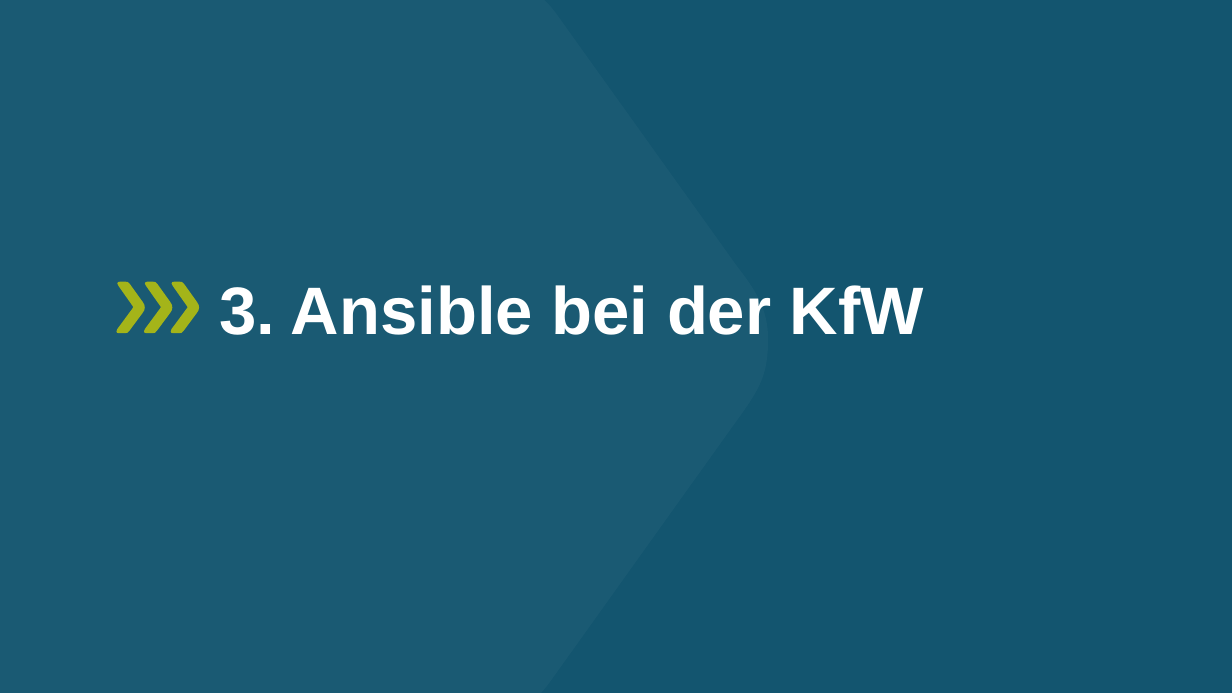
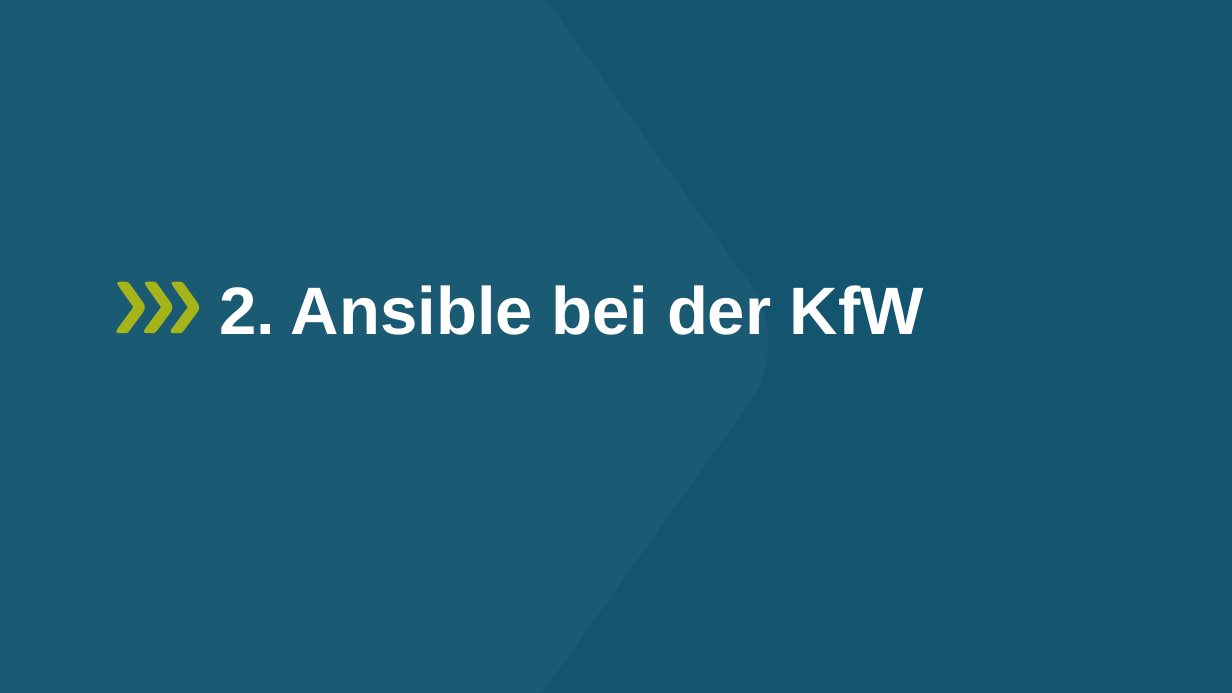
Before and after one commit to comboomPunkTsucht/OSZIMT-repo-ITA12_aps, a slide deck: slide 8 of Drites AusbildungsJahr/Ansible-ITA12-Aps,Fabian-KfW.pptx (slide 9 before the commit). Drawn at 1232x693 pixels with LibreOffice and Linux fonts; fonts in the diff are those of the drawing. Boxes give left, top, right and bottom in pixels: in the first picture for what was removed or moved away, otherwise in the second. Text is boxed around its words. In the diff, an @@ line names an element or a change of style, - is before the commit and + after.

```diff
--- a/Drites AusbildungsJahr/Ansible-ITA12-Aps,Fabian-KfW.pptx
+++ b/Drites AusbildungsJahr/Ansible-ITA12-Aps,Fabian-KfW.pptx
@@ title at bbox=[219, 285, 924, 335]: text changed @@
-3. Ansible bei der KfW
+2. Ansible bei der KfW
```
Also in this commit, not shown: 27 other slides changed, 1 slide added, 1 slide removed.
